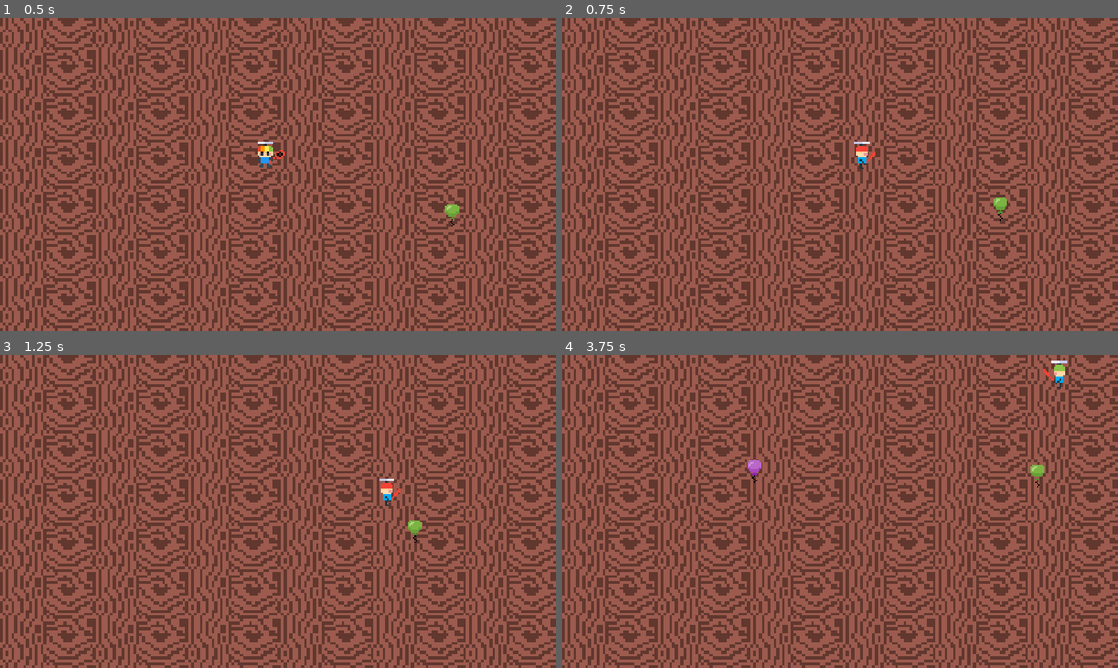
Above: before the commit, frames 1-4 (two rows, left to right).
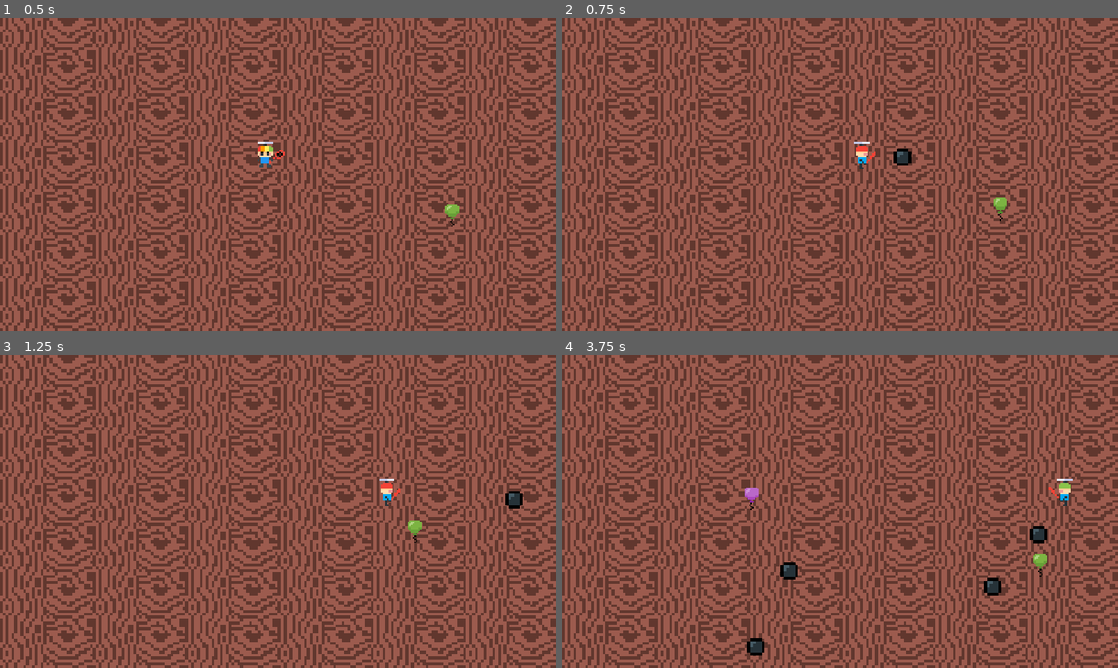
Above: after the commit, the same moments.

Repository: butteredsaltedtoast/haven-game
Game: Godot game, scene res://levels/main.tscn
Two runs of this game, one before a commit and one after it. Both use one fixed random seed, a clock stepped at 60 frames per second and the inputs below.
Inputs (mouse positions are in pixels of both pictures, inside the frame that each line leads up to):
- Up to frame 1 (0.5 s): no input
- Up to frame 2 (0.75 s): move the mouse to (962, 158) at 0.52 s; press the mouse at (962, 158) at 0.53 s; hold D (right) from 0.53 s (still down)
- Up to frame 3 (1.25 s): keep holding D (right)
- Up to frame 4 (3.75 s): move the mouse to (728, 527) at 1.27 s; release D (right) at 1.28 s; release the mouse at (728, 527) at 1.28 s; hold S (down) 1.28-2.03 s; click (728, 527) at 1.35 s; move the mouse to (895, 442) at 2.02 s; press the mouse at (895, 442) at 2.03 s; hold D (right) 2.03-2.78 s; move the mouse to (812, 574) at 2.77 s; release the mouse at (812, 574) at 2.78 s; hold W (up) 2.78-3.53 s; click (812, 574) at 2.85 s; move the mouse to (1006, 558) at 3.52 s; press the mouse at (1006, 558) at 3.53 s; hold A (left) from 3.53 s (still down)

Frame 1 is identical in both runs. In frame 2, 0.2% of the frame differs, in the area x 59-63%, y 41-48%; in frame 3, 0.2%; in frame 4, 1.3%, in the area x 32-92%, y 1-96%.

Commit message:
shooting and bouncing and piercing oh my

Diff:
--- a/enemy/enemy.tscn
+++ b/enemy/enemy.tscn
@@ -104,7 +104,9 @@
 [sub_resource type="CircleShape2D" id="CircleShape2D_o33cc"]
 radius = 10.999999
 
-[node name="Enemy" type="CharacterBody2D" unique_id=735161595]
+[node name="Enemy" type="CharacterBody2D" unique_id=735161595 groups=["enemies"]]
+collision_layer = 4
+collision_mask = 7
 script = ExtResource("1_ofsxj")
 
 [node name="AnimatedSprite2D" type="AnimatedSprite2D" parent="." unique_id=1483479424]
--- a/globals/game_state.gd
+++ b/globals/game_state.gd
@@ -3,3 +3,5 @@
 var player: Player
 var hp: float
 var xp: float
+var max_bounces: int = 2
+var max_pierces: int = 2
--- a/levels/room.tscn
+++ b/levels/room.tscn
@@ -15,7 +15,7 @@
 [node name="Room" type="Node2D" unique_id=563525661]
 
 [node name="StaticBody2D" type="StaticBody2D" parent="." unique_id=640388811]
-collision_layer = 3
+collision_layer = 2
 collision_mask = 3
 
 [node name="Wall1" type="CollisionShape2D" parent="StaticBody2D" unique_id=900282028]
--- a/player/ball.gd
+++ b/player/ball.gd
@@ -1,6 +1,23 @@
-extends Area2D
+extends CharacterBody2D
 
-func _input(event) -> void:
-	self.visible = false
-	if event.is_action_pressed("hit_ball"):
-		self.visible = true
+@export var speed: float = 600.0
+
+var current_bounces: int = 0
+var enemies_hit: int = 0
+var direction: Vector2 = Vector2.RIGHT
+
+func _physics_process(delta: float) -> void:
+	var coll: KinematicCollision2D = move_and_collide(direction * speed * delta)
+	if coll:
+		direction = direction.bounce(coll.get_normal())
+		current_bounces += 1
+		if current_bounces >= GameState.max_bounces:
+			queue_free()
+
+func _on_hitbox_body_entered(body: Node2D) -> void:
+	if body.is_in_group("enemies"):
+		enemies_hit += 1
+		print("hit enemy # ", enemies_hit)
+		# DAMAGE HERE IARHSDKJFKLJAFHZ
+		if enemies_hit >= GameState.max_pierces:
+			queue_free()
--- a/player/ball.tscn
+++ b/player/ball.tscn
@@ -6,7 +6,12 @@
 [sub_resource type="CircleShape2D" id="CircleShape2D_g4v7s"]
 radius = 5.0990195
 
-[node name="Ball" type="Area2D" unique_id=1358894764]
+[sub_resource type="CircleShape2D" id="CircleShape2D_w0m6g"]
+radius = 18.110771
+
+[node name="Ball" type="CharacterBody2D" unique_id=1307963540]
+collision_layer = 8
+collision_mask = 2
 script = ExtResource("1_5d37g")
 
 [node name="CollisionShape2D" type="CollisionShape2D" parent="." unique_id=41596361]
@@ -14,3 +19,12 @@
 
 [node name="Sprite2D" type="Sprite2D" parent="." unique_id=343275736]
 texture = ExtResource("2_w0m6g")
+
+[node name="Hitbox" type="Area2D" parent="." unique_id=1553603322]
+collision_layer = 0
+collision_mask = 4
+
+[node name="CollisionShape2D" type="CollisionShape2D" parent="Hitbox" unique_id=1746621392]
+shape = SubResource("CircleShape2D_w0m6g")
+
+[connection signal="body_entered" from="Hitbox" to="." method="_on_hitbox_body_entered"]
--- a/player/player.gd
+++ b/player/player.gd
@@ -3,6 +3,7 @@
 
 @export var speed: float = 300.0
 @export var max_hp: float = 100.0
+@export var ball_scene: PackedScene
 
 @onready var asprite: AnimatedSprite2D = $AnimatedSprite2D
 
@@ -46,3 +47,13 @@
 	else:
 		last_dir = "down" if direction.y > 0 else "up"
 	asprite.play("idle_" + last_dir) # get a walk animation at some point?
+
+func _unhandled_input(event: InputEvent) -> void:
+	if event.is_action_pressed("hit_ball"):
+		launch_ball()
+
+func launch_ball() -> void:
+	var ball = ball_scene.instantiate()
+	get_tree().current_scene.add_child(ball)
+	ball.global_position = global_position
+	ball.direction = global_position.direction_to(get_global_mouse_position())
--- a/player/player.tscn
+++ b/player/player.tscn
@@ -1,6 +1,7 @@
 [gd_scene format=3 uid="uid://bfdyfwu8s2lu7"]
 
 [ext_resource type="Script" uid="uid://vxm50drr35ye" path="res://player/player.gd" id="1_i0non"]
+[ext_resource type="PackedScene" uid="uid://c58ktyildpj73" path="res://player/ball.tscn" id="2_g1dw6"]
 [ext_resource type="Texture2D" uid="uid://cgsxgtvilf2x3" path="res://assets/player_spritesheet.png" id="2_rkbax"]
 
 [sub_resource type="AtlasTexture" id="AtlasTexture_g1dw6"]
@@ -72,9 +73,9 @@
 radius = 17.029387
 
 [node name="Player" type="CharacterBody2D" unique_id=1749583320]
-collision_layer = 3
-collision_mask = 3
+collision_mask = 2
 script = ExtResource("1_i0non")
+ball_scene = ExtResource("2_g1dw6")
 
 [node name="AnimatedSprite2D" type="AnimatedSprite2D" parent="." unique_id=1514429302]
 scale = Vector2(0.675, 0.67499995)
